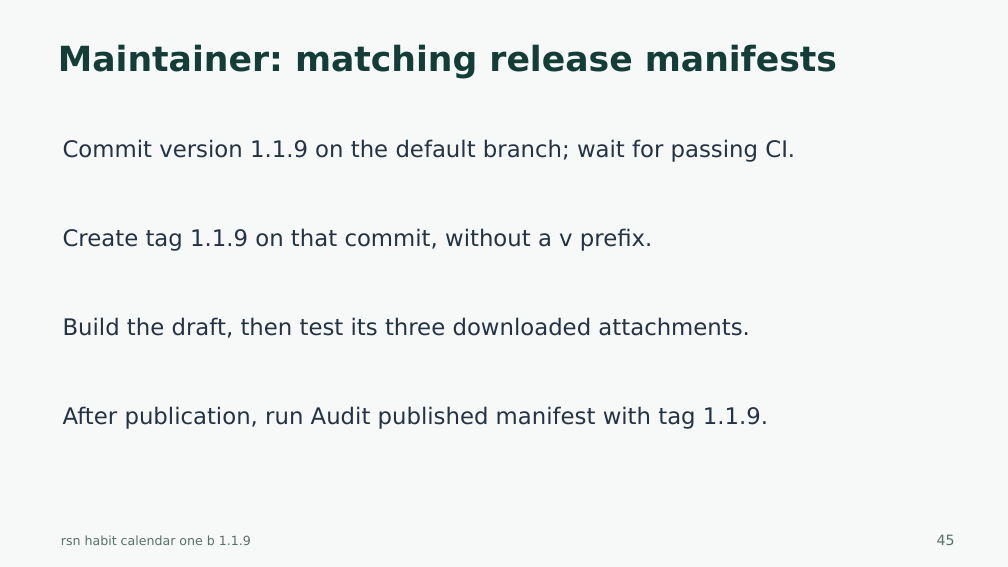
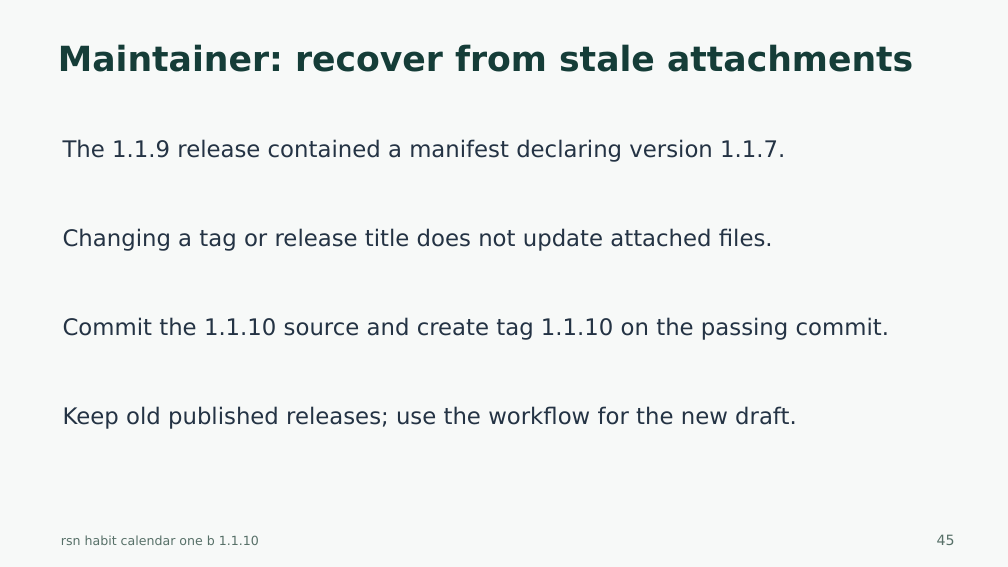
Before and after one commit to harharhari/rsn-habit-tracker-obsidian-plugin, a slide deck: slide 45 of docs/rsn-habit-calendar-one-b-tutorial.pptx. Drawn at 1008x567 pixels with LibreOffice and Linux fonts; fonts in the diff are those of the drawing. Boxes give left, top, right and bottom in pixels: in the first picture for what was removed or moved away, otherwise in the second. Text is boxed around its words. In the diff, an @@ line names an element or a change of style, - is before the commit and + after.

Commit message:
1. Minor modifications including Github 2. Habit Tracker Obsidian Version 1.1.10 3. as on 2026-10-27

```diff
--- a/docs/rsn-habit-calendar-one-b-tutorial.pptx
+++ b/docs/rsn-habit-calendar-one-b-tutorial.pptx
@@ text at <box>58,44,913,72</box>: text changed @@
-Maintainer: matching release manifests
+Maintainer: recover from stale attachments
@@ text at <box>63,139,785,162</box>: text changed @@
-Commit version 1.1.9 on the default branch; wait for passing CI.
+The 1.1.9 release contained a manifest declaring version 1.1.7.
@@ text at <box>63,228,773,251</box>: text changed @@
-Create tag 1.1.9 on that commit, without a v prefix.
+Changing a tag or release title does not update attached files.
@@ text at <box>63,317,889,340</box>: text changed @@
-Build the draft, then test its three downloaded attachments.
+Commit the 1.1.10 source and create tag 1.1.10 on the passing commit.
@@ text at <box>63,406,797,429</box>: text changed @@
-After publication, run Audit published manifest with tag 1.1.9.
+Keep old published releases; use the workflow for the new draft.
@@ text at <box>61,535,259,545</box>: text changed @@
-rsn habit calendar one b 1.1.9
+rsn habit calendar one b 1.1.10
```
Also in this commit, not shown: 44 other slides changed, 34 other files.
